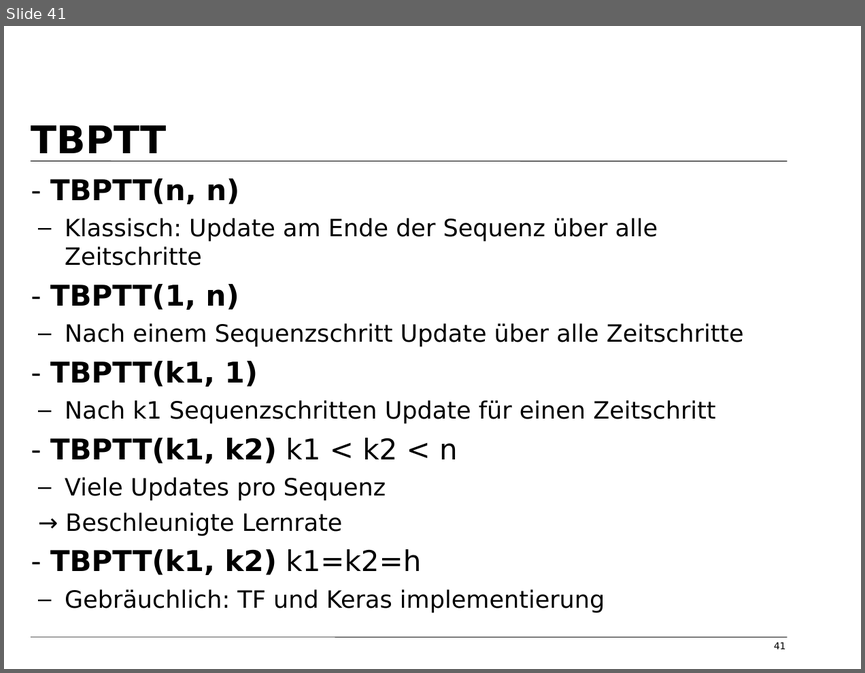
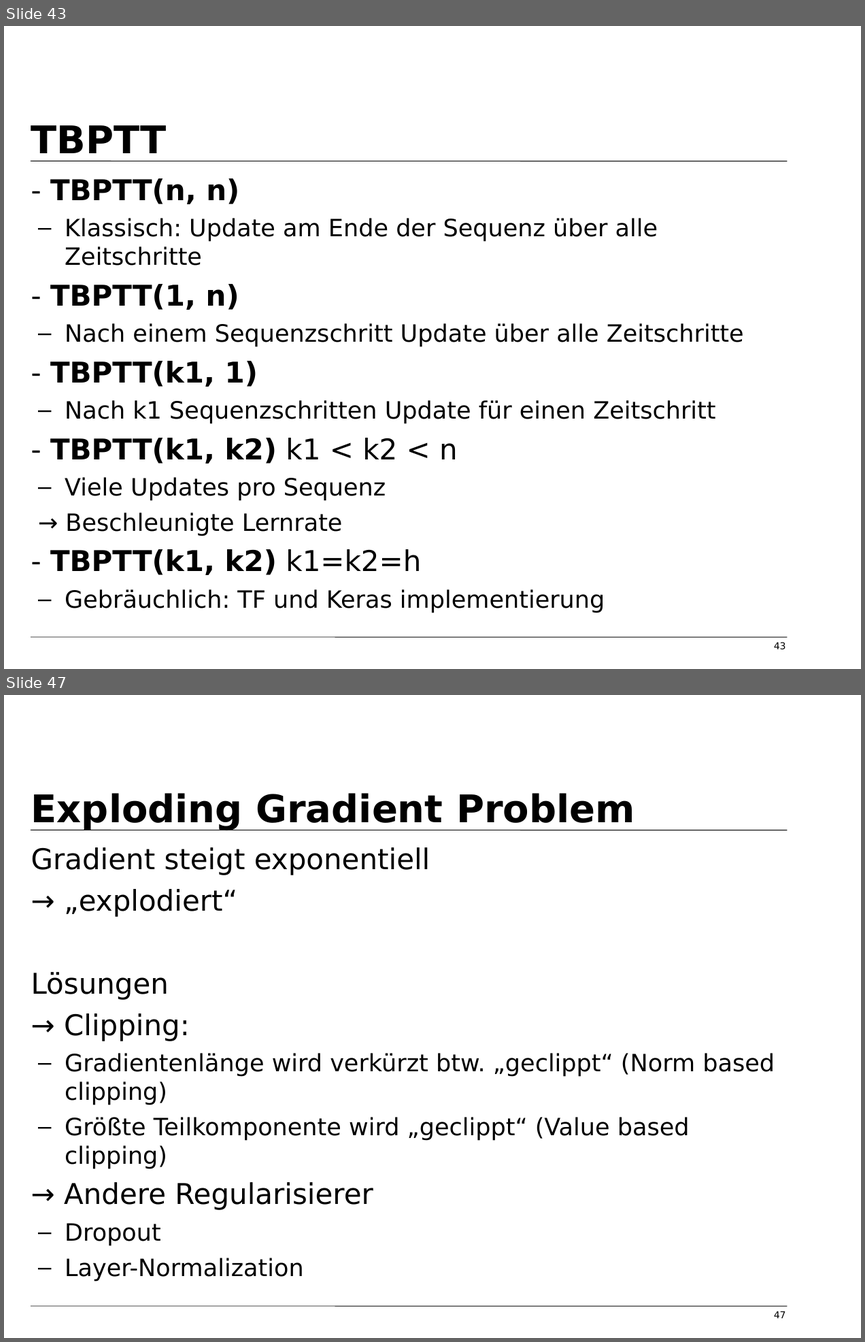
Before and after one commit to tfassbender/deep_learning_team_rnn, a slide deck: vorlesung/vorlesung_rnn_tobias_marvin.odp. Shown one above the other, each under a label of ours: slide 41 before the commit, slides 43 and 47 after it; the slides between them are not shown. The pictures are 865x673 and 865x1342 pixels, drawn with LibreOffice and Linux fonts; fonts in the diff are those of the drawing; background and template pictures are left out. Boxes give left, top, right and bottom in pixels: in the first picture for what was removed or moved away, otherwise in the second. Text is boxed around its words. In the diff, an @@ line names an element or a change of style, - is before the commit and + after.

```diff
--- a/vorlesung/vorlesung_rnn_tobias_marvin.odp
+++ b/vorlesung/vorlesung_rnn_tobias_marvin.odp
@@ slide 47 added at [4, 695, 861, 1338], background #FFFFFF; not listed: 2 template elements that a slide beside it also shows @@
@@ title added at [31, 793, 635, 830], 32 pt, text #000000, bold @@
+Exploding Gradient Problem
@@ text added at [31, 847, 774, 1281], 20 pt, text #000000 @@
+Gradient steigt exponentiell
+→ „explodiert“
+Lösungen
+→ Clipping:
+  – Gradientenlänge wird verkürzt btw. „geclippt“ (Norm based clipping)
+  – Größte Teilkomponente wird „geclippt“ (Value based clipping)
+→ Andere Regularisierer
+  – Dropout
+  – Layer-Normalization
@@ page number added at [774, 1310, 786, 1318], 8 pt, text #000000 @@
+47
@@ what was slide 41 is now slide 43 @@
@@ page number at [774, 641, 786, 650]: text changed @@
-41
+43
```
Also in this commit, not shown: 6 slides changed, 10 other slides added, 1 slide removed, 2 other files.
